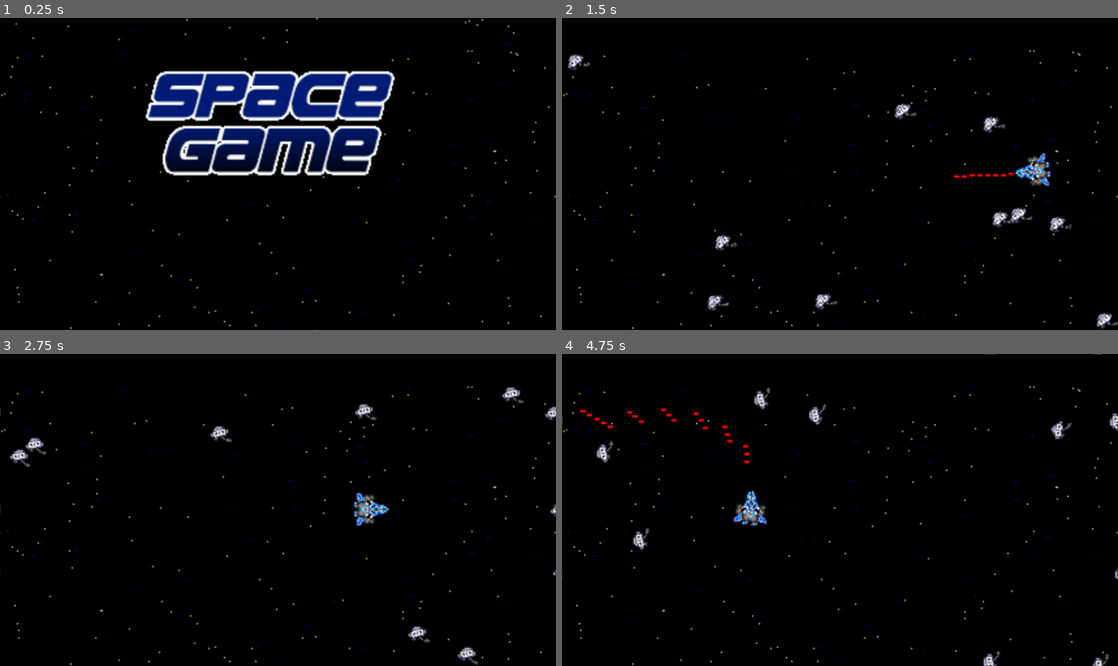
Above: before the commit, frames 1-4 (two rows, left to right).
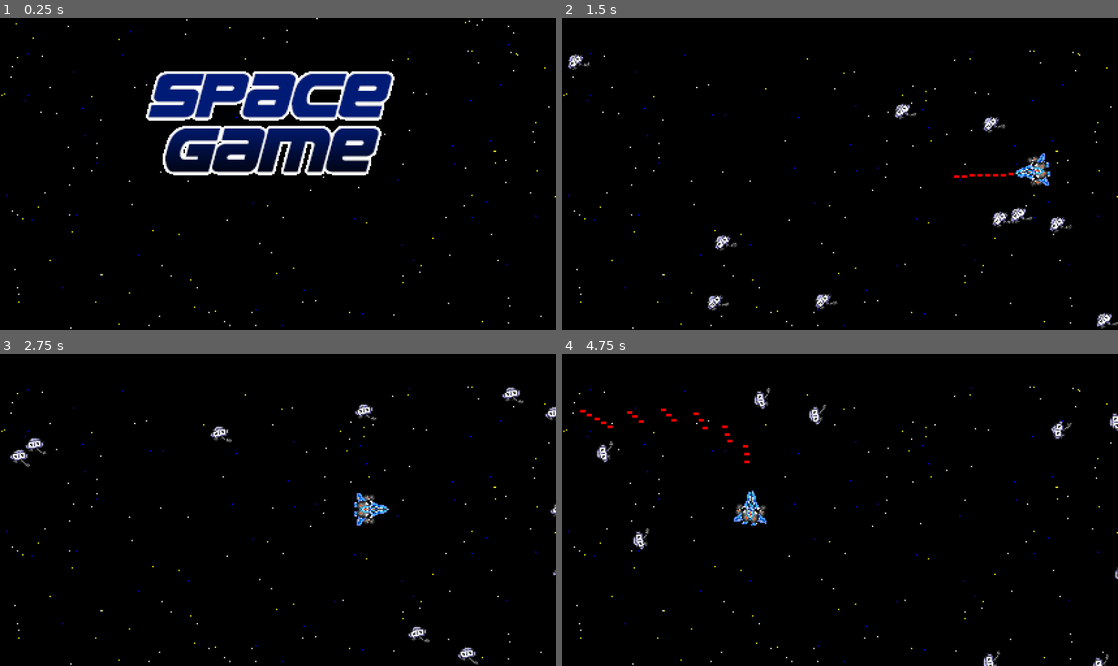
Above: after the commit, the same moments.

Repository: vgmoose/space-game
Game: Godot game, scene res://Classic/Classic.tscn
Two runs of this game, one before a commit and one after it. Both use one fixed random seed, a clock stepped at 60 frames per second and the inputs below.
Inputs (mouse positions are in pixels of both pictures, inside the frame that each line leads up to):
- Up to frame 1 (0.25 s): no input
- Up to frame 2 (1.5 s): tap Enter (accept) at 0.5 s; move the mouse to (962, 158) at 0.52 s; hold D (right) 0.53-1.25 s; hold Enter (accept) 0.53-1.25 s; click (962, 158) at 0.67 s; drag from (728, 189) to (812, 236) at 1.27 s
- Up to frame 3 (2.75 s): move the mouse to (333, 441) at 2.02 s; hold D (right) from 2.03 s (still down); hold Enter (accept) from 2.03 s (still down)
- Up to frame 4 (4.75 s): release D (right) at 2.75 s; release Enter (accept) at 2.75 s; drag from (812, 572) to (673, 463) at 2.77 s; move the mouse to (1006, 556) at 3.52 s; hold Left (left) 3.53-4.25 s; hold Enter (accept) 3.53-4.25 s; drag from (673, 463) to (756, 432) at 4.27 s

The runs differ from the first frame. In frame 1, 2.5% of the frame differs, in the area x 0-100%, y 0-100%; in frame 2, 1.1%; in frame 3, 1.0%; in frame 4, 1.2%.

Commit message:
space: disable anti-aliasing when pixel scaling

Diff:
--- a/Classic/Classic.gd
+++ b/Classic/Classic.gd
@@ -39,7 +39,7 @@
 	dynImage.create(427, 240, false, Image.FORMAT_RGB8)
 	dynImage.fill(Color(0, 0, 0))
 
-	imageTexture.create_from_image(dynImage)
+	imageTexture.create_from_image(dynImage, 0)
 	screenImage.texture = imageTexture
 
 	screenTexture = imageTexture
